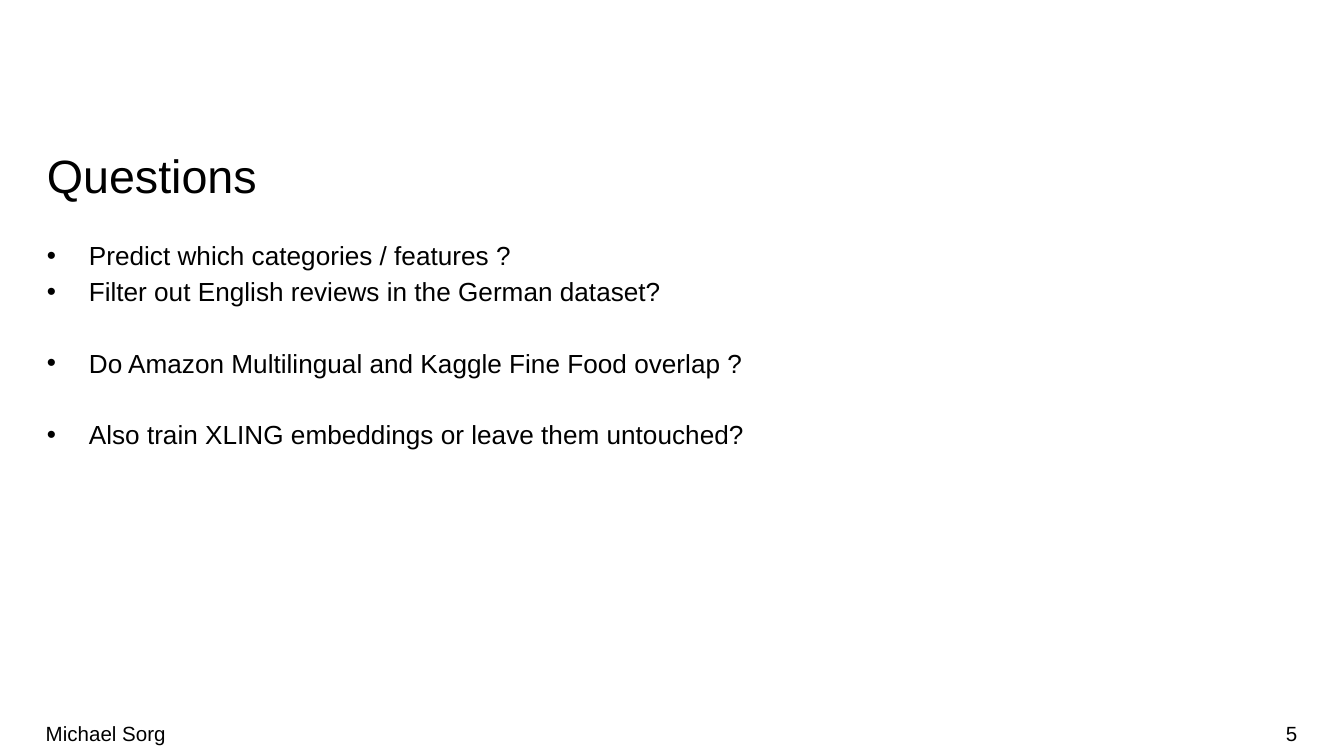
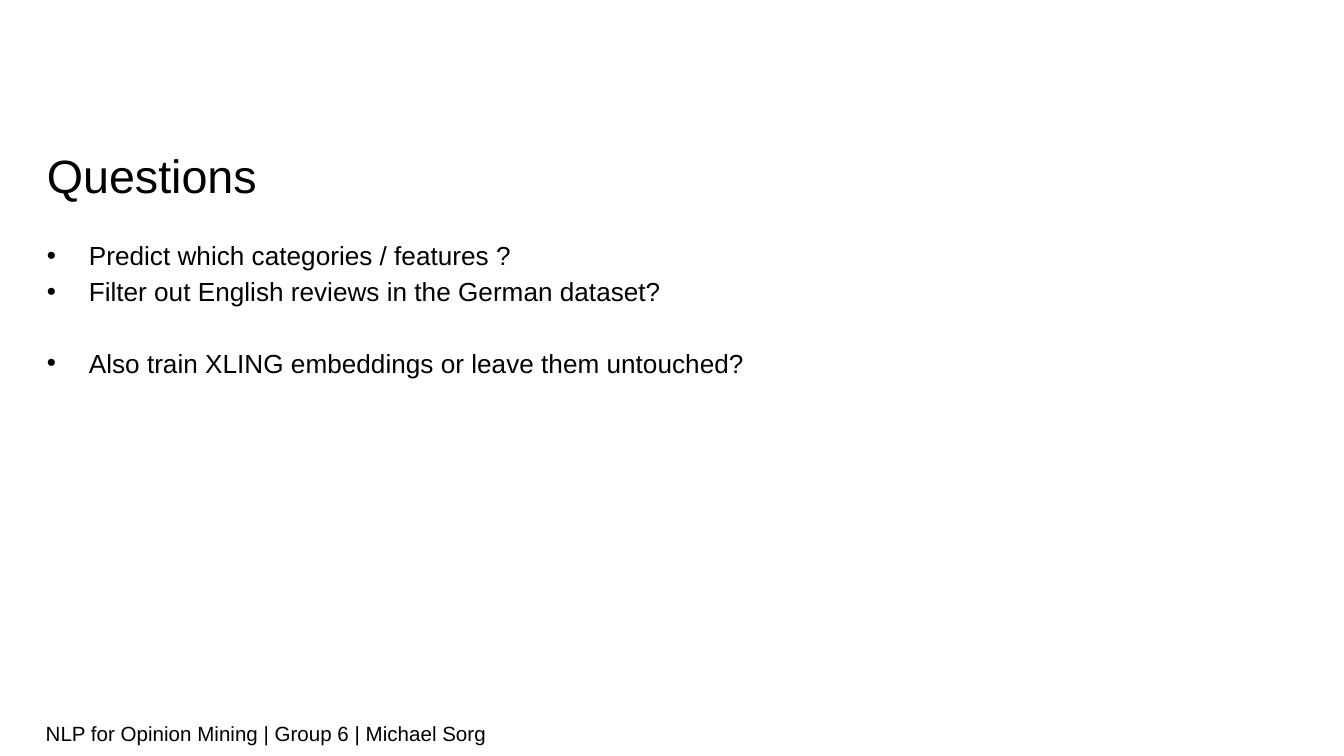
Before and after one commit to sorgmi/amazon_category_prediction, a slide deck: slide 5 of presentations/0508.pptx. Drawn at 1344x756 pixels with LibreOffice and Linux fonts; fonts in the diff are those of the drawing; background and template pictures are left out. Boxes give left, top, right and bottom in pixels: in the first picture for what was removed or moved away, otherwise in the second. Text is boxed around its words. In the diff, an @@ line names an element or a change of style, - is before the commit and + after.

```diff
--- a/presentations/0508.pptx
+++ b/presentations/0508.pptx
@@ text at box(89, 354, 720, 378): paragraph removed @@
-• Do Amazon Multilingual and Kaggle Fine Food overlap ?
@@ text at box(46, 726, 485, 746): text changed @@
-Michael Sorg
+NLP for Opinion Mining | Group 6 | Michael Sorg
@@ page number removed at box(1286, 727, 1297, 742) @@
-5
```
Also in this commit, not shown: 5 other slides changed.
